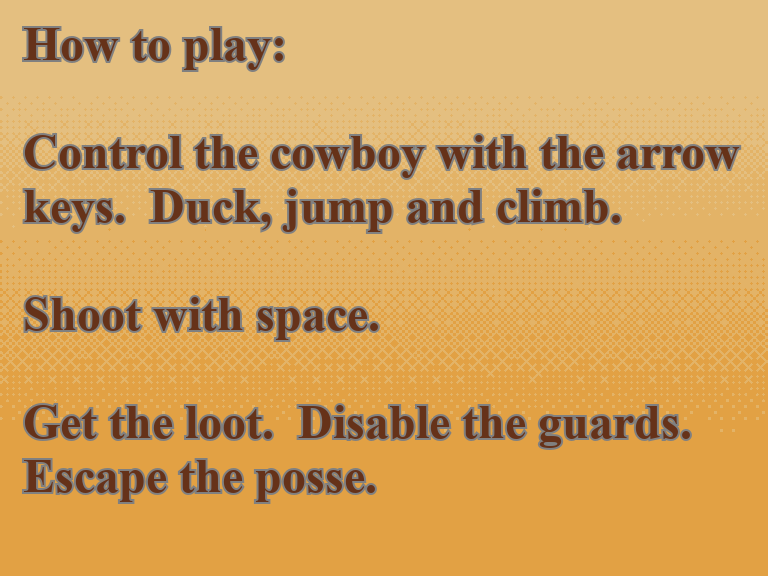
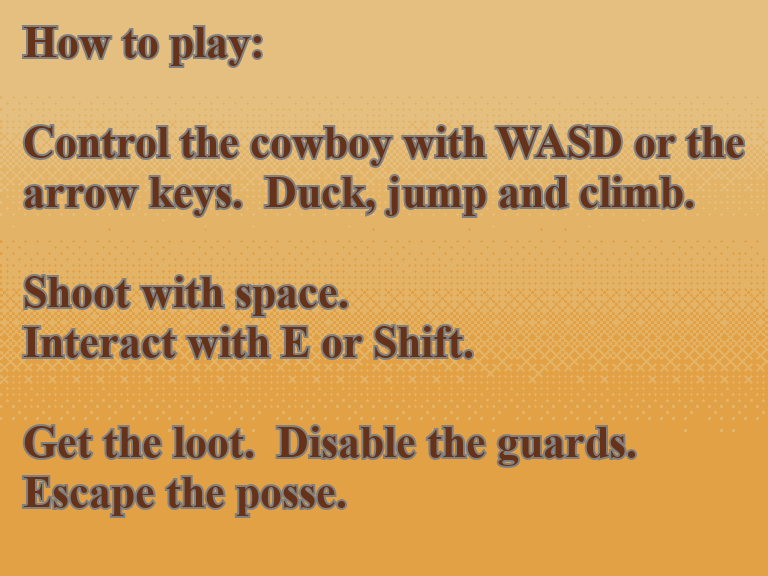
Layer changes from the first (768, 576) image to the second:
painted on "How to play: ..." over <box>21,25,745,518</box>
